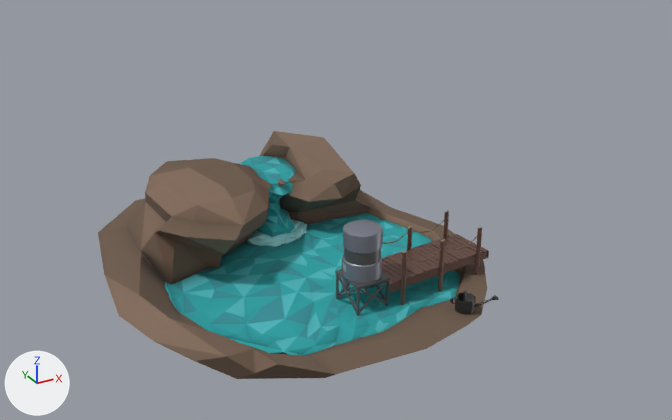
A saved change to the glTF model public/models/pump.glb.
Rendered twice from a 50 mm camera at (-7.51, -16.02, 9.03) aimed at (0.99, -0.57, 1.3). The axes (+X, +Y, +Z) are drawn at lower left. The lights are the same throughout. Where no turn or scale is listed for an object, it has been applied to the vertices.

Script lines for the objects in view, before the commit:
```python
ob_dock_wide = bpy.data.objects.new('Dock_Wide', me_dock_wide)
ob_dock_wide.location = (1.04, -3.77, 1.08)
ob_waterfall_mesh = bpy.data.objects.new('Waterfall_mesh', me_waterfall_mesh_1)
ob_waterfall_mesh.location = (-0.85, -1.5, 0.56)
ob_waterfall_mesh.rotation_euler = (0.0, 0.0, 1.671)  # degrees (0, 0, 96)
ob_waterfall_mesh.scale = (0.246, 0.192, 0.0777)
ob_watering_can = bpy.data.objects.new('watering_can', me_watering_can)
ob_watering_can.location = (0.98, -5.07, 1.21)
ob_watertank_platform = bpy.data.objects.new('WaterTank_Platform', me_watertank_platform)
ob_watertank_platform.location = (-0.36, -3.93, 1.14)
```
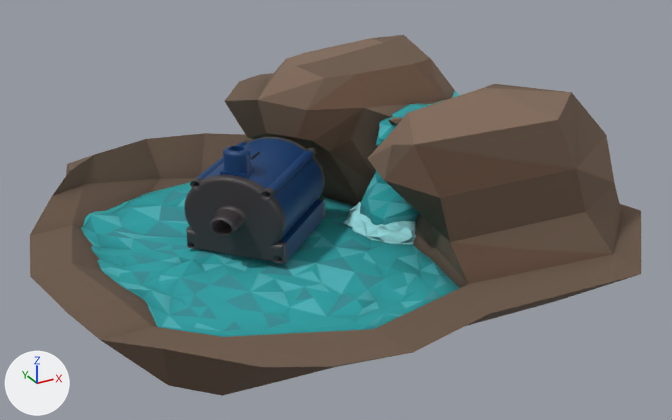
Diff of the bpy script that builds the scene:
```diff
--- a/public/models/pump.glb.py
+++ b/public/models/pump.glb.py
@@ mat_ว_สด__008 @@
+mat_ว_สด__008 = principled_material('วัสดุ.008')
+mat_ว_สด__008.base_color = (0.0, 0.0, 0.0)  # black #000000
@@ mat_ว_สด__007 @@
+mat_ว_สด__007 = principled_material('วัสดุ.007')
+mat_ว_สด__007.base_color = (0.0, 0.0414, 0.154)  # dark blue #00396d
@@ mat_ว_สด__006 @@
+mat_ว_สด__006 = principled_material('วัสดุ.006')
+mat_ว_สด__006.base_color = (0.0447, 0.0377, 0.0417)  # black #3c373a
@@ me_9v_water_pump___inlet_cap_001 @@
+me_9v_water_pump___inlet_cap_001.from_pydata(...)  # 8776 vertices, 17612 faces; spans x -0.57..2.51, y -0.68..2.39, z 0.01..2.14
+# faces by material slot: [7294, 326, 5506, 4486]
+me_9v_water_pump___inlet_cap_001.materials.append(mat_ว_สด__006)  # black #3c373a
+me_9v_water_pump___inlet_cap_001.materials.append(mat_ว_สด__008)  # black #000000
+me_9v_water_pump___inlet_cap_001.materials.append(mat_grey2)  # dark grey #5f5f5f
+me_9v_water_pump___inlet_cap_001.materials.append(mat_ว_สด__007)  # dark blue #00396d
@@ ob_watertank_platform @@
-ob_watertank_platform = bpy.data.objects.new('WaterTank_Platform', me_watertank_platform)
-ob_watertank_platform.location = (-0.36, -3.93, 1.14)
@@ ob_waterfall_mesh @@
 ob_waterfall_mesh = bpy.data.objects.new('Waterfall_mesh', me_waterfall_mesh_1)
-ob_waterfall_mesh.location = (-0.85, -1.5, 0.56)
-ob_waterfall_mesh.rotation_euler = (0.0, 0.0, 1.671)  # degrees (0, 0, 96)
-ob_waterfall_mesh.scale = (0.246, 0.192, 0.0777)
+ob_waterfall_mesh.location = (0.97, 0.0, -0.53)
+ob_waterfall_mesh.scale = (0.343, 0.291, 0.18)
@@ ob_watering_can @@
-ob_watering_can = bpy.data.objects.new('watering_can', me_watering_can)
-ob_watering_can.location = (0.98, -5.07, 1.21)
@@ ob_dock_wide @@
-ob_dock_wide = bpy.data.objects.new('Dock_Wide', me_dock_wide)
-ob_dock_wide.location = (1.04, -3.77, 1.08)
@@ ob_9v_water_pump___inlet_cap @@
+ob_9v_water_pump___inlet_cap = bpy.data.objects.new('9v_Water_Pump_-_Inlet_Cap', me_9v_water_pump___inlet_cap_001)
+ob_9v_water_pump___inlet_cap.location = (-1.51, -0.9, 0.9)
```

What differs and where, as boxes [x1, y1, x2, y2] in the pictures (672 x 420 px):
'Waterfall_mesh', moved, rescaled, turned
    before: [98, 131, 487, 379]
    after: [30, 35, 641, 396]
'9v_Water_Pump_-_Inlet_Cap', added
    after: [184, 137, 325, 264]
    faces in mat_ว_สด__006 (black #3c373a): [184, 175, 287, 264]
    faces in mat_ว_สด__007 (dark blue #00396d): [189, 139, 324, 261]
    faces in mat_grey2 (dark grey #5f5f5f): [241, 137, 325, 217]
'Dock_Wide', deleted
    before: [382, 210, 489, 305]
    faces in mat_wood (brown #705147): [382, 211, 489, 305]
    faces in mat_string (brown #87785e): [382, 219, 478, 262]
'WaterTank_Platform', deleted
    before: [335, 220, 390, 316]
    faces in mat_grey (grey #818491): [342, 220, 383, 290]
    faces in mat_grey2 (dark grey #5f5f5f): [335, 248, 390, 316]
'watering_can', deleted (black)
    before: [450, 291, 499, 314]
